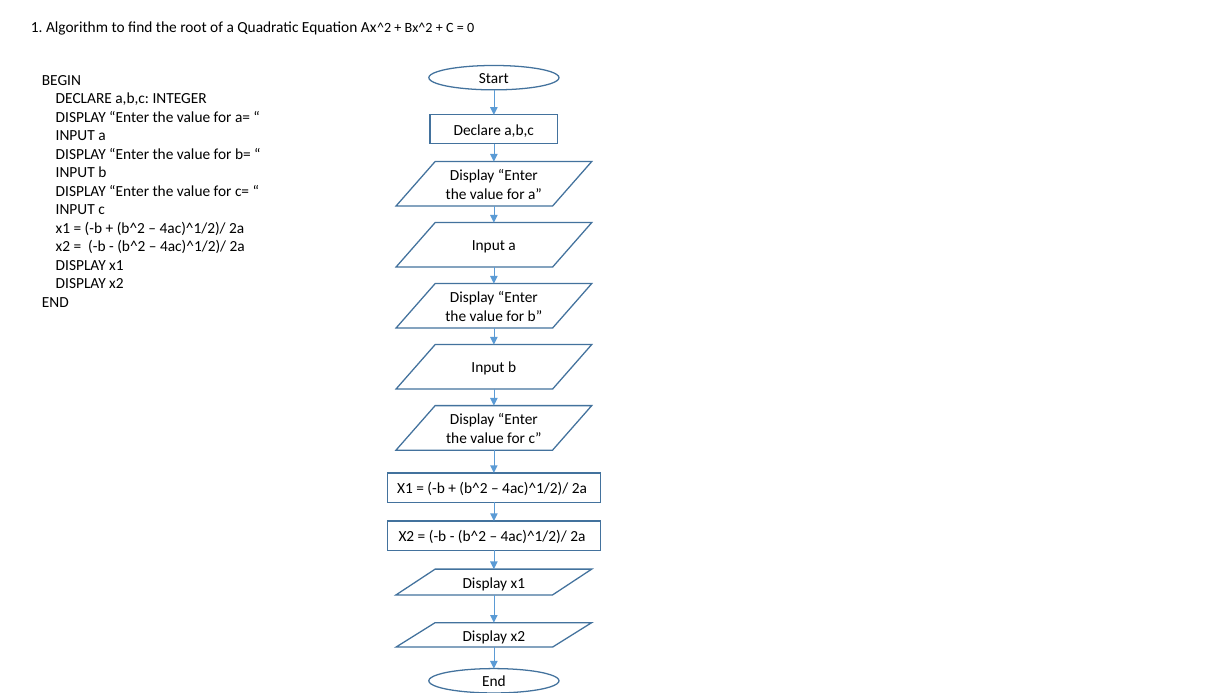
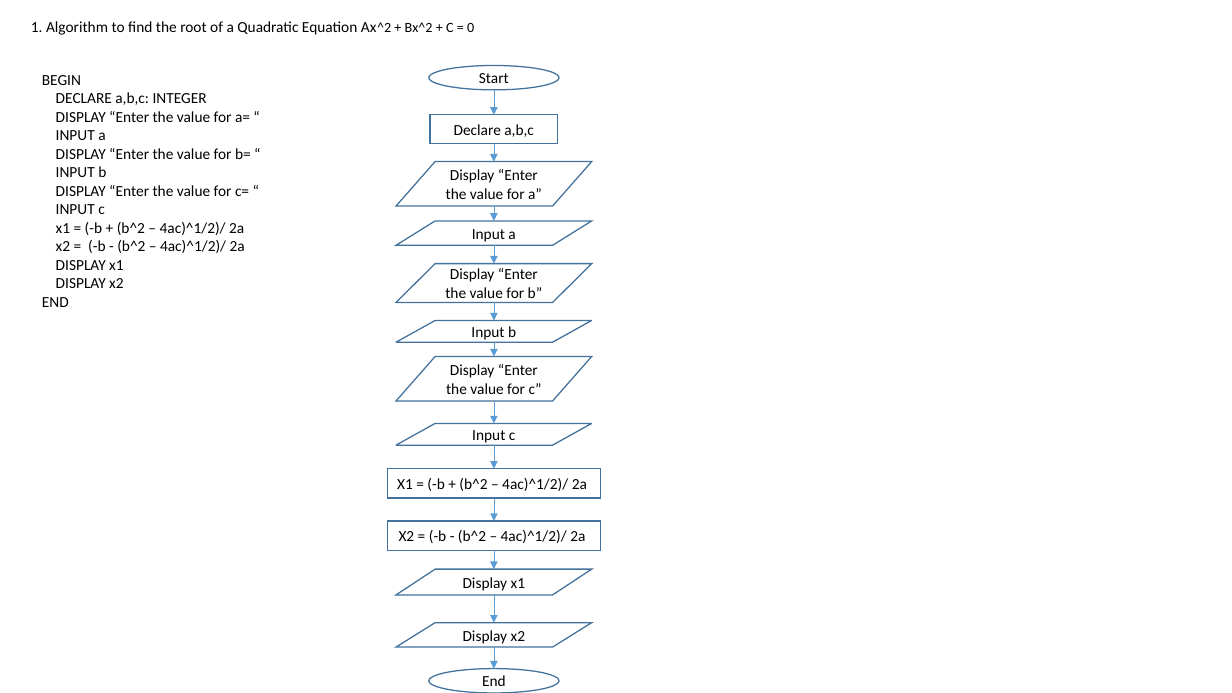
Before and after one commit to georgeuwagbale/georgeCSC102, a slide deck: slide 1 of George_UwagbaleAA1.pptx. Drawn at 1232x693 pixels with LibreOffice and Linux fonts; fonts in the diff are those of the drawing. Boxes give left, top, right and bottom in pixels: in the first picture for what was removed or moved away, otherwise in the second. Text is boxed around its words. In the diff, an @@ line names an element or a change of style, - is before the commit and + after.

Commit message:
Final update for AA1

```diff
--- a/George_UwagbaleAA1.pptx
+++ b/George_UwagbaleAA1.pptx
@@ flow chart input output "Input a" resized from (x1=396, y1=223, x2=592, y2=267) to (x1=396, y1=221, x2=592, y2=245) @@
@@ flow chart input output "Display “Enter the value for ..." resized from (x1=396, y1=284, x2=592, y2=328) to (x1=396, y1=263, x2=592, y2=302) @@
@@ arrow moved from (494, 267) - (494, 284) to (494, 246) - (494, 263) @@
@@ flow chart input output "Input b" resized from (x1=396, y1=345, x2=592, y2=389) to (x1=396, y1=321, x2=592, y2=343) @@
@@ arrow moved from (494, 328) - (494, 345) to (494, 302) - (494, 321) @@
@@ flow chart input output "Display “Enter the value for ..." moved from (x1=396, y1=406, x2=592, y2=450) to (x1=396, y1=357, x2=592, y2=401) @@
@@ arrow moved from (494, 389) - (494, 406) to (494, 342) - (494, 357) @@
@@ arrow moved from (494, 450) - (494, 473) to (494, 401) - (494, 423) @@
@@ flow chart input output added at (x1=396, y1=423, x2=592, y2=445), fill #FFFFFF, outline #43739E 1 pt, 12 pt, text #000000 @@
+Input c
@@ arrow added from (494, 445) to (494, 469), #5B9BD5 0.5 pt @@
@@ rectangle "X1 = (-b + (b^2 ..." moved from (x1=387, y1=473, x2=601, y2=503) to (x1=387, y1=469, x2=601, y2=498) @@
@@ arrow moved from (494, 503) - (494, 521) to (494, 498) - (494, 521) @@
```
Also in this commit, not shown: 1 slide added, 1 slide removed.
